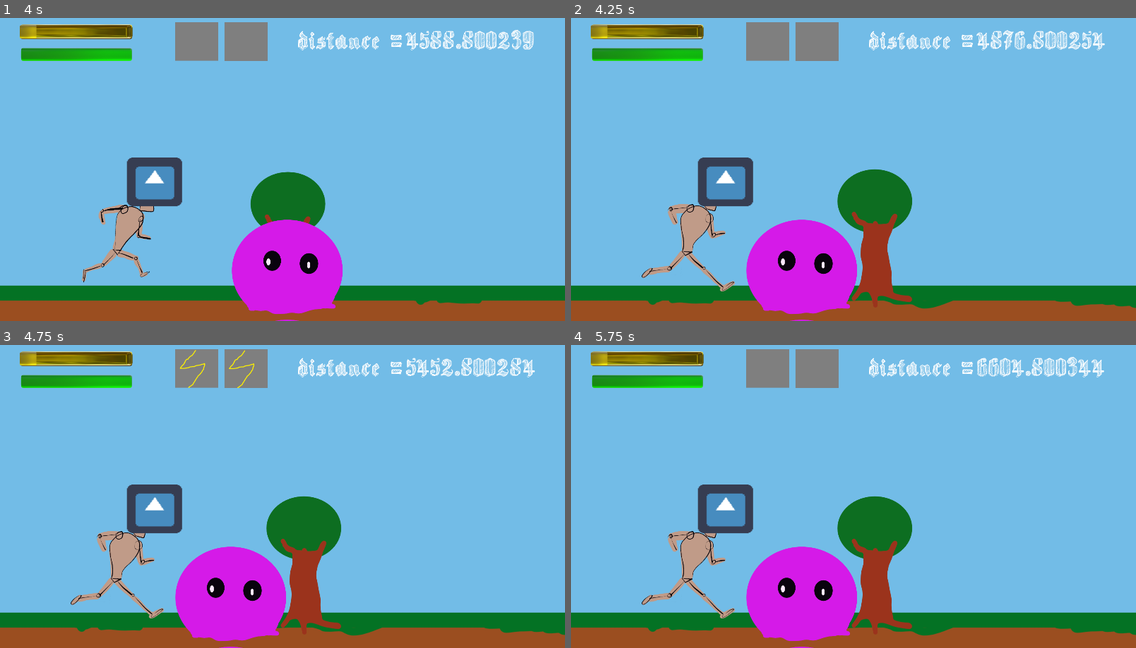
Above: before the commit, frames 1-4 (two rows, left to right).
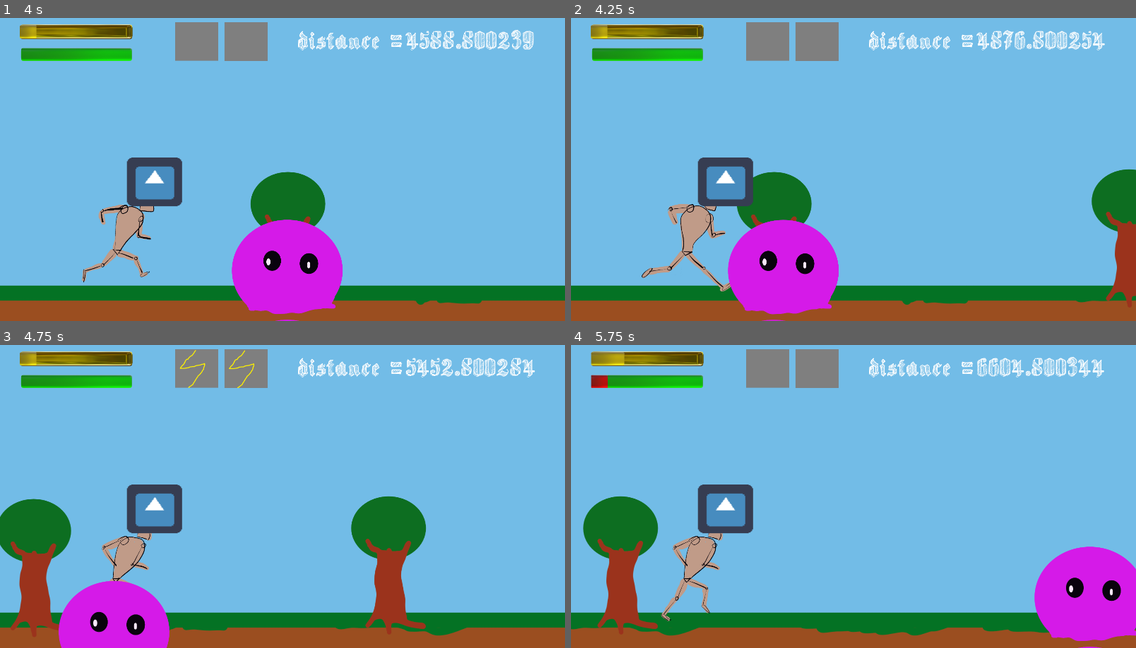
Above: after the commit, the same moments.

Repository: S-Blanco/GMTK_gamejam2023
Game: Godot game, scene res://Src/World/world.tscn
The game is run twice, just before and just after one commit, with the same random seed, the same clock (stepped at 60 frames per second) and the same inputs. The engine's default icon, where the game draws it, is replaced by a stand-in: a white triangle on a blue panel in a dark square.
Inputs (mouse positions are in pixels of both pictures, inside the frame that each line leads up to):
- Up to frame 1 (4 s): click (197, 42) at 0.5 s; click (248, 42) at 1.25 s; tap Enter at 2, 2.1, 2.85, 3.6 s; hold Right (ui_right) 2.03-2.78 s; tap Space at 2.27, 3.02 s; hold Right (ui_right) from 3.53 s (still down)
- Up to frame 2 (4.25 s): keep holding Right (ui_right)
- Up to frame 3 (4.75 s): keep holding Right (ui_right); tap Enter at 4.35 s; tap Space at 4.52 s
- Up to frame 4 (5.75 s): release Right (ui_right) at 5.03 s; tap Enter at 5.1 s; tap Space at 5.27 s

Frame 1 is identical in both runs. In frame 2, 11% of the frame differs, in the area x 13-100%, y 49-100%; in frame 3, 20%, in the area x 0-100%, y 49-100%; in frame 4, 19%.

Commit message:
Can move again, death animation added but movement doesn t wait

Diff:
--- /dev/null
+++ b/Game/Src/Animations/Disappear.tres
@@ -0,0 +1,31 @@
+[gd_resource type="Animation" format=2]
+
+[resource]
+resource_name = "Disappear"
+length = 1.5
+tracks/0/type = "value"
+tracks/0/path = NodePath("Sprite:modulate")
+tracks/0/interp = 1
+tracks/0/loop_wrap = true
+tracks/0/imported = false
+tracks/0/enabled = true
+tracks/0/keys = {
+"times": PoolRealArray( 0, 0.5, 1, 1.5 ),
+"transitions": PoolRealArray( 1, 1.8025, 0.554785, 2 ),
+"update": 0,
+"values": [ Color( 1, 1, 1, 1 ), Color( 1, 1, 1, 0 ), Color( 1, 1, 1, 1 ), Color( 1, 1, 1, 0 ) ]
+}
+tracks/1/type = "method"
+tracks/1/path = NodePath(".")
+tracks/1/interp = 1
+tracks/1/loop_wrap = true
+tracks/1/imported = false
+tracks/1/enabled = true
+tracks/1/keys = {
+"times": PoolRealArray( 1.5 ),
+"transitions": PoolRealArray( 1 ),
+"values": [ {
+"args": [  ],
+"method": "queue_free"
+} ]
+}
--- a/Game/Src/Characters/Character.gd
+++ b/Game/Src/Characters/Character.gd
@@ -12,3 +12,9 @@
 # Called every frame. 'delta' is the elapsed time since the previous frame.
 #func _process(delta):
 #	pass
+
+func death_animation():
+	anim.get_animation("Disappear")
+	anim.play()
+	queue_free()
+	pass
--- a/Game/Src/Characters/Character.tscn
+++ b/Game/Src/Characters/Character.tscn
@@ -1,8 +1,9 @@
-[gd_scene load_steps=6 format=2]
+[gd_scene load_steps=7 format=2]
 
 [ext_resource path="res://Src/Objects/sword.tscn" type="PackedScene" id=1]
 [ext_resource path="res://Assets/Characters/Heroes/Hero1-spritesheet.png" type="Texture" id=2]
 [ext_resource path="res://Src/Characters/Character.gd" type="Script" id=3]
+[ext_resource path="res://Src/Animations/Disappear.tres" type="Animation" id=4]
 
 [sub_resource type="Animation" id=1]
 resource_name = "Frame"
@@ -48,6 +49,7 @@
 
 [node name="AnimationPlayer" type="AnimationPlayer" parent="."]
 autoplay = "Frame"
+anims/Disappear = ExtResource( 4 )
 anims/Frame = SubResource( 1 )
 anims/RESET = SubResource( 2 )
 
--- a/Game/Src/Characters/Enemy.gd
+++ b/Game/Src/Characters/Enemy.gd
@@ -5,9 +5,12 @@
 # var a = 2
 # var b = "text"
 export(float) var scroll_speed = 0.2
+
 onready var pixel_speed = scroll_speed*1920*3
+onready var stats = $StatsEnemy
+onready var anim = $AnimationPlayer
 
-onready var stats = $StatsEnemy
+signal died
 
 # Called when the node enters the scene tree for the first time.
 func _ready():
@@ -19,11 +22,14 @@
 	pass
 
 func die():
-#	play_death_animation
-#	self.queue_free()
-#	update_glory(self.glory_bonus)
-	print('Player dead')
-	pass
+#	queue_free()
+	print('Enemy dead')
+	death_animation()
+	emit_signal('died')
+
+#func remove_instance():
+#	queue_free()
+#	pass
 
 func kill():
 #	update_glory(self.glory_malus)
@@ -33,3 +39,6 @@
 	GlobalVariables.glory = GlobalVariables.glory + 0.03
 	GlobalVariables.damage += 0.03
 	queue_free() # Replace with function body.
+
+func death_animation():
+	anim.play("Disappear")
--- a/Game/Src/Characters/Enemy.tscn
+++ b/Game/Src/Characters/Enemy.tscn
@@ -1,10 +1,26 @@
-[gd_scene load_steps=4 format=2]
+[gd_scene load_steps=6 format=2]
 
 [ext_resource path="res://Src/Characters/Enemy.gd" type="Script" id=1]
 [ext_resource path="res://Assets/Characters/Enemies/Blob.png" type="Texture" id=2]
+[ext_resource path="res://Src/Animations/Disappear.tres" type="Animation" id=3]
 
 [sub_resource type="CircleShape2D" id=1]
 radius = 340.212
+
+[sub_resource type="Animation" id=3]
+length = 0.001
+tracks/0/type = "value"
+tracks/0/path = NodePath("Sprite:modulate")
+tracks/0/interp = 1
+tracks/0/loop_wrap = true
+tracks/0/imported = false
+tracks/0/enabled = true
+tracks/0/keys = {
+"times": PoolRealArray( 0 ),
+"transitions": PoolRealArray( 1 ),
+"update": 0,
+"values": [ Color( 1, 1, 1, 1 ) ]
+}
 
 [node name="Enemy" type="KinematicBody2D"]
 scale = Vector2( 0.5, 0.5 )
@@ -19,4 +35,8 @@
 position = Vector2( -8, -14 )
 shape = SubResource( 1 )
 
+[node name="AnimationPlayer" type="AnimationPlayer" parent="."]
+anims/Disappear = ExtResource( 3 )
+anims/RESET = SubResource( 3 )
+
 [connection signal="screen_exited" from="Visibility" to="." method="_on_Visibility_screen_exited"]
--- a/Game/Src/TestEnemyMovement.gd
+++ b/Game/Src/TestEnemyMovement.gd
@@ -11,6 +11,7 @@
 onready var stopScroll = 800
 onready var scrollDist = 0
 onready var isSlowing = false
+onready var isRunning = true
 
 export(PackedScene) var Enemy_scn = preload("res://Src/Characters/Enemy.tscn")
 export(int) var startSlow = 1200
@@ -74,6 +75,12 @@
 		if (NMX<stopScroll+delta*curr_pixel_speed) && (NMX>stopScroll-delta*curr_pixel_speed):
 			woah_there(children,Bckgnd)
 
+	if Input.is_action_pressed("ui_right") && not isRunning:
+		print('let s run again')
+		closest_enemy.die()
+#		yield(children[init_child_num],'died')
+#		yield(children[init_child_num].anim,"finished")
+		move_again(children,Bckgnd)
 #func slow_down(closest_enemy,startX,endX,slowTime):
 #	var tween = get_node("Tween")
 #	curr_pixel_speed = 0.0
@@ -101,8 +108,16 @@
 	for i in range(init_child_num,len(children)):
 		children[i].pixel_speed = 0.0
 	charPlayer.stop()
+	isRunning = false
 	pass
 
+func move_again(children,bckgnd):
+	bckgnd.set_scroll_speed(base_scroll_speed)
+	for i in range(init_child_num,len(children)):
+		children[i].pixel_speed = base_pixel_speed
+	charPlayer.play()
+	isRunning = true
+	pass
 
 func _on_PlayerControls_power1():
 	if power_slots[0]==0:
--- a/Game/Src/UI/ToggleButton.gd
+++ b/Game/Src/UI/ToggleButton.gd
@@ -21,4 +21,5 @@
 
 # Called every frame. 'delta' is the elapsed time since the previous frame.
 func _process(delta):
-	print(texture_id)
+#	print(texture_id)
+	pass
--- a/Game/Src/World/world.tscn
+++ b/Game/Src/World/world.tscn
@@ -18,13 +18,13 @@
 [node name="Character" parent="TestEnemyMovement" index="1"]
 position = Vector2( 393, 767 )
 
-[node name="Power1Toggle" parent="TestEnemyMovement" index="2"]
+[node name="Power1Toggle" parent="TestEnemyMovement" index="3"]
 margin_left = 596.0
 margin_top = 62.0
 margin_right = 742.0
 margin_bottom = 194.0
 
-[node name="Power2Toggle" parent="TestEnemyMovement" index="3"]
+[node name="Power2Toggle" parent="TestEnemyMovement" index="4"]
 margin_left = 763.0
 margin_top = 63.0
 margin_right = 909.0
